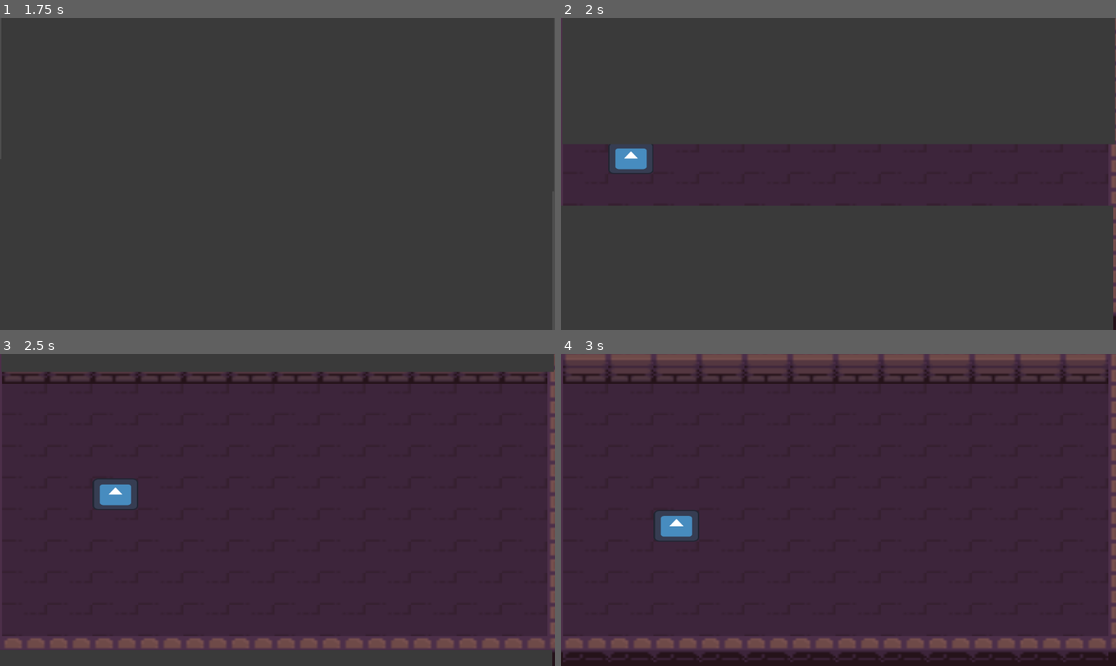
Above: before the commit, frames 1-4 (two rows, left to right).
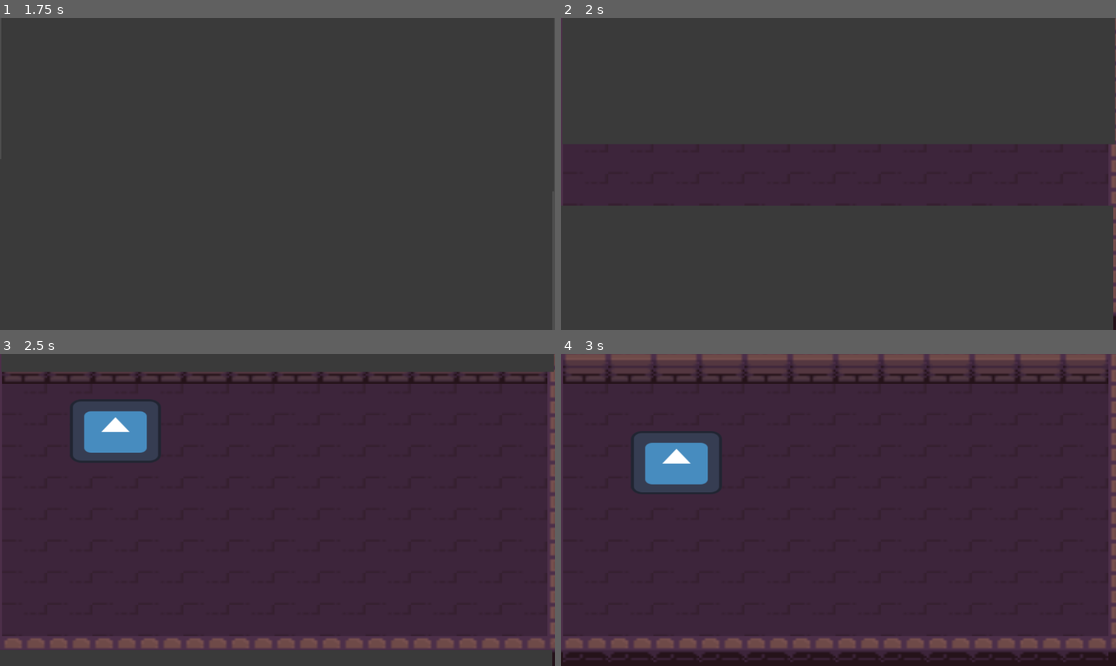
Above: after the commit, the same moments.

Repository: sentinelle28/GMTK-GAME-JAM-PROJECT
Game: Godot game, scene res://Scene/Main/main.tscn
The game is run twice, just before and just after one commit, with the same random seed, the same clock (stepped at 60 frames per second) and the same inputs. The engine's default icon, where the game draws it, is replaced by a stand-in: a white triangle on a blue panel in a dark square.
Inputs:
- Up to frame 1 (1.75 s): click "tutorial" at 0.5 s; click "Play" at 1.25 s
- Up to frame 2 (2 s): no input
- Up to frame 3 (2.5 s): hold Right (ui_right) from 2.03 s (still down)
- Up to frame 4 (3 s): release Right (ui_right) at 2.78 s; hold Down (ui_down) from 2.78 s (still down)

Frame 1 is identical in both runs. In frame 2, 0.5% of the frame differs, in the area x 8-17%, y 40-50%; in frame 3, 2.5%, in the area x 12-29%, y 14-50%; in frame 4, 2.5%.

Commit message:
added primary portals
Portals

Diff:
--- a/Common/OfficialTileMap/OfficialTileMap.tscn
+++ b/Common/OfficialTileMap/OfficialTileMap.tscn
@@ -7,21 +7,27 @@
 0:0/0 = 0
 0:0/0/physics_layer_0/linear_velocity = Vector2(0, 0)
 0:0/0/physics_layer_0/angular_velocity = 0.0
+0:0/0/physics_layer_0/polygon_0/points = PackedVector2Array(-8, -8, 8, -8, 8, 8, -8, 8)
 1:0/0 = 0
 1:0/0/physics_layer_0/linear_velocity = Vector2(0, 0)
 1:0/0/physics_layer_0/angular_velocity = 0.0
+1:0/0/physics_layer_0/polygon_0/points = PackedVector2Array(-8, -8, 8, -8, 8, 8, -8, 8)
 2:0/0 = 0
 2:0/0/physics_layer_0/linear_velocity = Vector2(0, 0)
 2:0/0/physics_layer_0/angular_velocity = 0.0
+2:0/0/physics_layer_0/polygon_0/points = PackedVector2Array(-8, -8, 8, -8, 8, 8, -8, 8)
 3:0/0 = 0
 3:0/0/physics_layer_0/linear_velocity = Vector2(0, 0)
 3:0/0/physics_layer_0/angular_velocity = 0.0
+3:0/0/physics_layer_0/polygon_0/points = PackedVector2Array(-8, -8, 8, -8, 8, 8, -8, 8)
 4:0/0 = 0
 4:0/0/physics_layer_0/linear_velocity = Vector2(0, 0)
 4:0/0/physics_layer_0/angular_velocity = 0.0
+4:0/0/physics_layer_0/polygon_0/points = PackedVector2Array(-8, -8, 8, -8, 8, 8, -8, 8)
 5:0/0 = 0
 5:0/0/physics_layer_0/linear_velocity = Vector2(0, 0)
 5:0/0/physics_layer_0/angular_velocity = 0.0
+5:0/0/physics_layer_0/polygon_0/points = PackedVector2Array(-8, -8, 8, -8, 8, 8, -8, 8)
 6:0/0 = 0
 6:0/0/physics_layer_0/linear_velocity = Vector2(0, 0)
 6:0/0/physics_layer_0/angular_velocity = 0.0
@@ -37,6 +43,7 @@
 0:1/0 = 0
 0:1/0/physics_layer_0/linear_velocity = Vector2(0, 0)
 0:1/0/physics_layer_0/angular_velocity = 0.0
+0:1/0/physics_layer_0/polygon_0/points = PackedVector2Array(-8, -8, 8, -8, 8, 8, -8, 8)
 1:1/0 = 0
 1:1/0/physics_layer_0/linear_velocity = Vector2(0, 0)
 1:1/0/physics_layer_0/angular_velocity = 0.0
@@ -52,6 +59,7 @@
 5:1/0 = 0
 5:1/0/physics_layer_0/linear_velocity = Vector2(0, 0)
 5:1/0/physics_layer_0/angular_velocity = 0.0
+5:1/0/physics_layer_0/polygon_0/points = PackedVector2Array(-8, -8, 8, -8, 8, 8, -8, 8)
 6:1/0 = 0
 6:1/0/physics_layer_0/linear_velocity = Vector2(0, 0)
 6:1/0/physics_layer_0/angular_velocity = 0.0
@@ -67,6 +75,7 @@
 0:2/0 = 0
 0:2/0/physics_layer_0/linear_velocity = Vector2(0, 0)
 0:2/0/physics_layer_0/angular_velocity = 0.0
+0:2/0/physics_layer_0/polygon_0/points = PackedVector2Array(-8, -8, 8, -8, 8, 8, -8, 8)
 1:2/0 = 0
 1:2/0/physics_layer_0/linear_velocity = Vector2(0, 0)
 1:2/0/physics_layer_0/angular_velocity = 0.0
@@ -82,6 +91,7 @@
 5:2/0 = 0
 5:2/0/physics_layer_0/linear_velocity = Vector2(0, 0)
 5:2/0/physics_layer_0/angular_velocity = 0.0
+5:2/0/physics_layer_0/polygon_0/points = PackedVector2Array(-8, -8, 8, -8, 8, 8, -8, 8)
 6:2/0 = 0
 6:2/0/physics_layer_0/linear_velocity = Vector2(0, 0)
 6:2/0/physics_layer_0/angular_velocity = 0.0
@@ -97,6 +107,7 @@
 0:3/0 = 0
 0:3/0/physics_layer_0/linear_velocity = Vector2(0, 0)
 0:3/0/physics_layer_0/angular_velocity = 0.0
+0:3/0/physics_layer_0/polygon_0/points = PackedVector2Array(-8, -8, 8, -8, 8, 8, -8, 8)
 1:3/0 = 0
 1:3/0/physics_layer_0/linear_velocity = Vector2(0, 0)
 1:3/0/physics_layer_0/angular_velocity = 0.0
@@ -112,6 +123,7 @@
 5:3/0 = 0
 5:3/0/physics_layer_0/linear_velocity = Vector2(0, 0)
 5:3/0/physics_layer_0/angular_velocity = 0.0
+5:3/0/physics_layer_0/polygon_0/points = PackedVector2Array(-8, -8, 8, -8, 8, 8, -8, 8)
 6:3/0 = 0
 6:3/0/physics_layer_0/linear_velocity = Vector2(0, 0)
 6:3/0/physics_layer_0/angular_velocity = 0.0
@@ -127,21 +139,27 @@
 0:4/0 = 0
 0:4/0/physics_layer_0/linear_velocity = Vector2(0, 0)
 0:4/0/physics_layer_0/angular_velocity = 0.0
+0:4/0/physics_layer_0/polygon_0/points = PackedVector2Array(-8, -8, 8, -8, 8, 8, -8, 8)
 1:4/0 = 0
 1:4/0/physics_layer_0/linear_velocity = Vector2(0, 0)
 1:4/0/physics_layer_0/angular_velocity = 0.0
+1:4/0/physics_layer_0/polygon_0/points = PackedVector2Array(-8, -8, 8, -8, 8, 8, -8, 8)
 2:4/0 = 0
 2:4/0/physics_layer_0/linear_velocity = Vector2(0, 0)
 2:4/0/physics_layer_0/angular_velocity = 0.0
+2:4/0/physics_layer_0/polygon_0/points = PackedVector2Array(-8, -8, 8, -8, 8, 8, -8, 8)
 3:4/0 = 0
 3:4/0/physics_layer_0/linear_velocity = Vector2(0, 0)
 3:4/0/physics_layer_0/angular_velocity = 0.0
+3:4/0/physics_layer_0/polygon_0/points = PackedVector2Array(-8, -8, 8, -8, 8, 8, -8, 8)
 4:4/0 = 0
 4:4/0/physics_layer_0/linear_velocity = Vector2(0, 0)
 4:4/0/physics_layer_0/angular_velocity = 0.0
+4:4/0/physics_layer_0/polygon_0/points = PackedVector2Array(-8, -8, 8, -8, 8, 8, -8, 8)
 5:4/0 = 0
 5:4/0/physics_layer_0/linear_velocity = Vector2(0, 0)
 5:4/0/physics_layer_0/angular_velocity = 0.0
+5:4/0/physics_layer_0/polygon_0/points = PackedVector2Array(-8, -8, 8, -8, 8, 8, -8, 8)
 6:4/0 = 0
 6:4/0/physics_layer_0/linear_velocity = Vector2(0, 0)
 6:4/0/physics_layer_0/angular_velocity = 0.0
--- a/Entities/Character/Player/player.gd
+++ b/Entities/Character/Player/player.gd
@@ -1,4 +1,5 @@
 extends CharacterBody2D
+class_name Player
 @export var tilemap:TileMap
 
 
@@ -18,3 +19,8 @@
 		if tilemap.get_cell_atlas_coords(1,new_pos) == Vector2i(-1,-1):
 			#update pos
 			global_position = tilemap.map_to_local(new_pos)
+
+
+func _update_scale(new_scale:int)->void:
+	scale.x = new_scale
+	scale.y = new_scale
--- /dev/null
+++ b/Entities/Portal/Portal.gd
@@ -0,0 +1,19 @@
+extends Node2D
+
+@export_category("portal scale")
+@export var EnterScale:int = 1
+@export var ExistScale:int = 1
+
+#enter
+func _on_enter_body_exited(body:Player)->void:
+	_exit_procedure($Exist,body,EnterScale)
+
+
+#exit
+func _on_exist_body_exited(body:Player)->void:
+	_exit_procedure($Enter,body,ExistScale)
+
+
+func _exit_procedure(area:Area2D,body:Player,ScaleToApply:int)->void:
+	if body.global_position == area.global_position:
+		body._update_scale(ScaleToApply)
--- /dev/null
+++ b/Entities/Portal/Portal.tscn
@@ -0,0 +1,13 @@
+[gd_scene load_steps=2 format=3 uid="uid://ud2r5lg31nak"]
+
+[ext_resource type="Script" path="res://Entities/Portal/Portal.gd" id="1_ucj4l"]
+
+[node name="Portal" type="Node2D"]
+script = ExtResource("1_ucj4l")
+
+[node name="Enter" type="Area2D" parent="."]
+
+[node name="Exist" type="Area2D" parent="."]
+
+[connection signal="body_exited" from="Enter" to="." method="_on_enter_body_exited"]
+[connection signal="body_exited" from="Exist" to="." method="_on_exist_body_exited"]
--- a/Scene/Tutorial/Tutorial.tscn
+++ b/Scene/Tutorial/Tutorial.tscn
@@ -14,5 +14,6 @@
 zoom = Vector2(5.9, 4.1)
 
 [node name="Player" parent="." node_paths=PackedStringArray("tilemap") instance=ExtResource("2_60m02")]
-position = Vector2(41, 77)
+position = Vector2(32, 32)
+scale = Vector2(2, 2)
 tilemap = NodePath("../OfficialTileMap")
